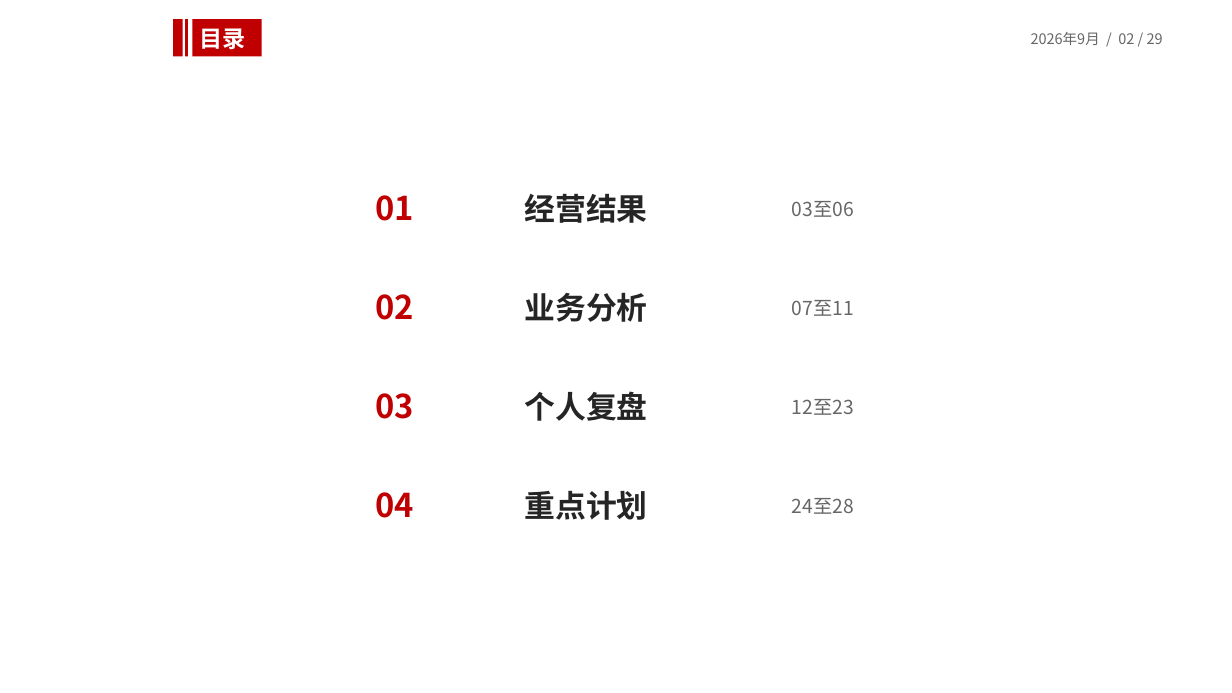
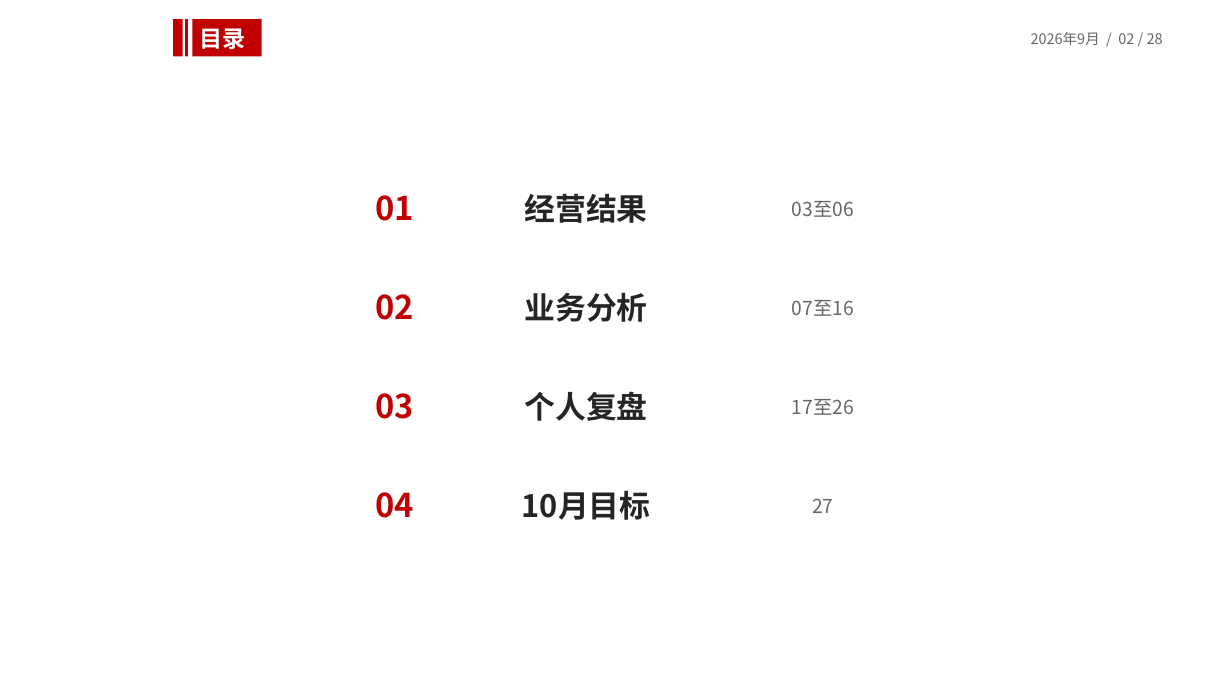
Before and after one commit to 87436173-prog/anfang, a slide deck: slide 2 of artifact-template-sales-monthly-review/assets/reference.pptx. Drawn at 1232x693 pixels with LibreOffice and Linux fonts; fonts in the diff are those of the drawing; background and template pictures are left out. Boxes give left, top, right and bottom in pixels: in the first picture for what was removed or moved away, otherwise in the second. Text is boxed around its words. In the diff, an @@ line names an element or a change of style, - is before the commit and + after.

```diff
--- a/artifact-template-sales-monthly-review/assets/reference.pptx
+++ b/artifact-template-sales-monthly-review/assets/reference.pptx
@@ text at box(1031, 32, 1163, 45): text changed @@
-2026年9月 / 02 / 29
+2026年9月 / 02 / 28
@@ text at box(792, 300, 854, 316): text changed @@
-07至11
+07至16
@@ text at box(792, 399, 854, 415): text changed @@
-12至23
+17至26
@@ text at box(522, 490, 651, 520): text changed @@
-重点计划
+10月目标
@@ text at box(812, 498, 833, 513): text changed @@
-24至28
+27
```
Also in this commit, not shown: 25 other slides changed, 1 slide removed, 5 other files.
